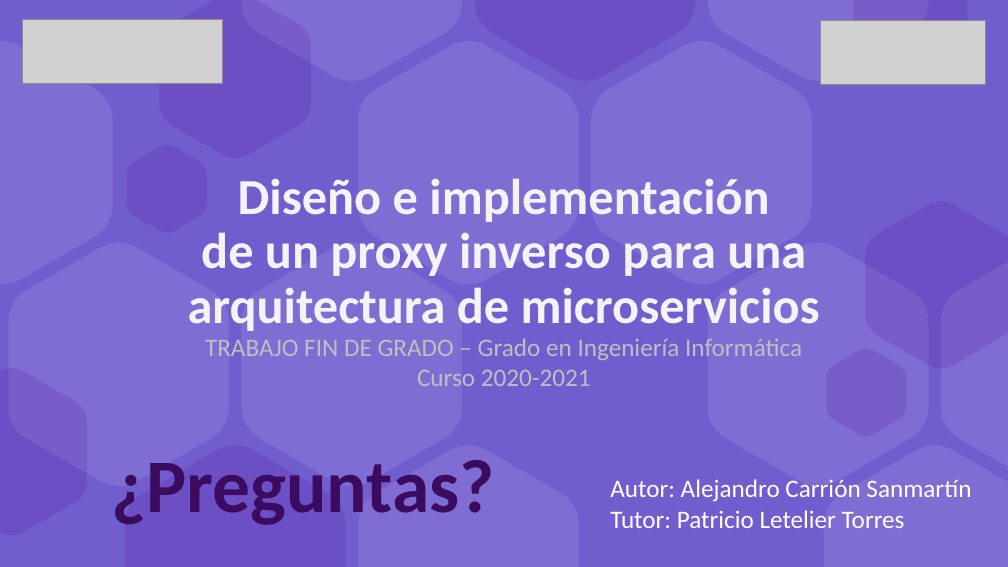
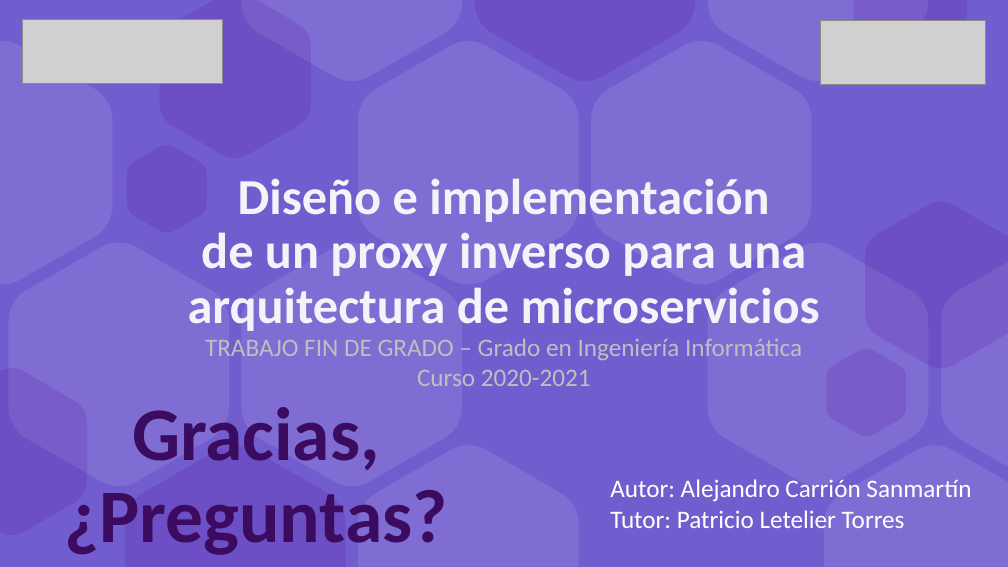
Before and after one commit to a1ex9788/TFG, a slide deck: slide 29 of TFG_AlejandroCarrion.pptx (slide 28 before the commit). Drawn at 1008x567 pixels with LibreOffice and Linux fonts; fonts in the diff are those of the drawing; grey boxes stand for pictures. Boxes give left, top, right and bottom in pixels: in the first picture for what was removed or moved away, otherwise in the second. Text is boxed around its words. In the diff, an @@ line names an element or a change of style, - is before the commit and + after.

```diff
--- a/TFG_AlejandroCarrion.pptx
+++ b/TFG_AlejandroCarrion.pptx
@@ text at <box>64,407,447,555</box>: text changed @@
-¿Preguntas?
+Gracias, ¿Preguntas?
```
Also in this commit, not shown: 4 other slides changed, 1 slide added.
